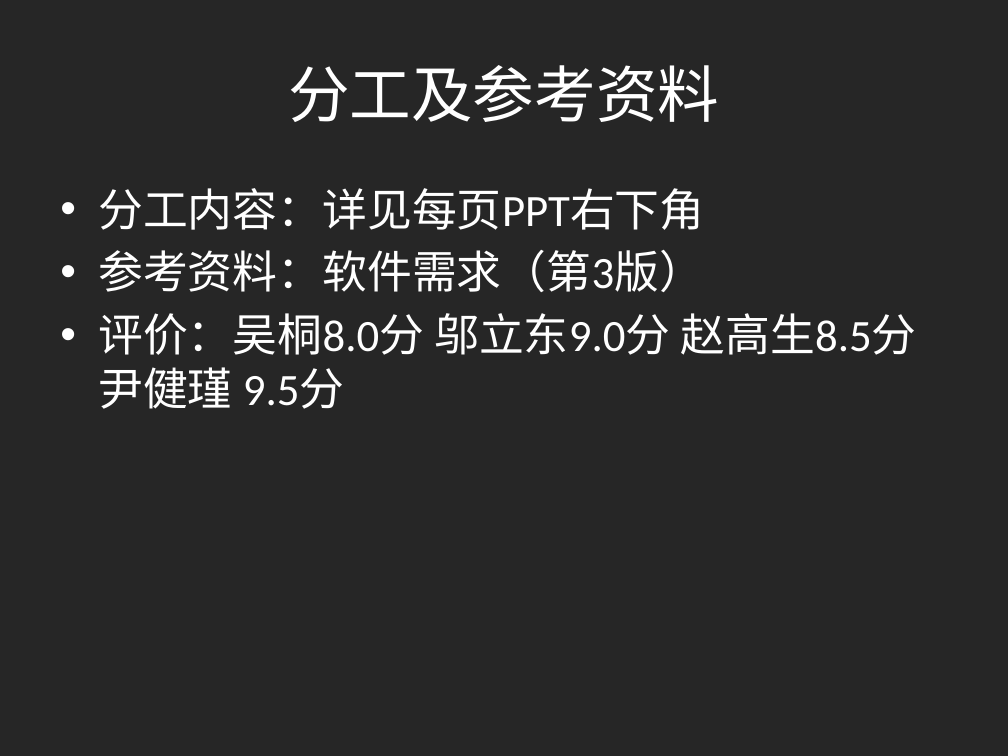
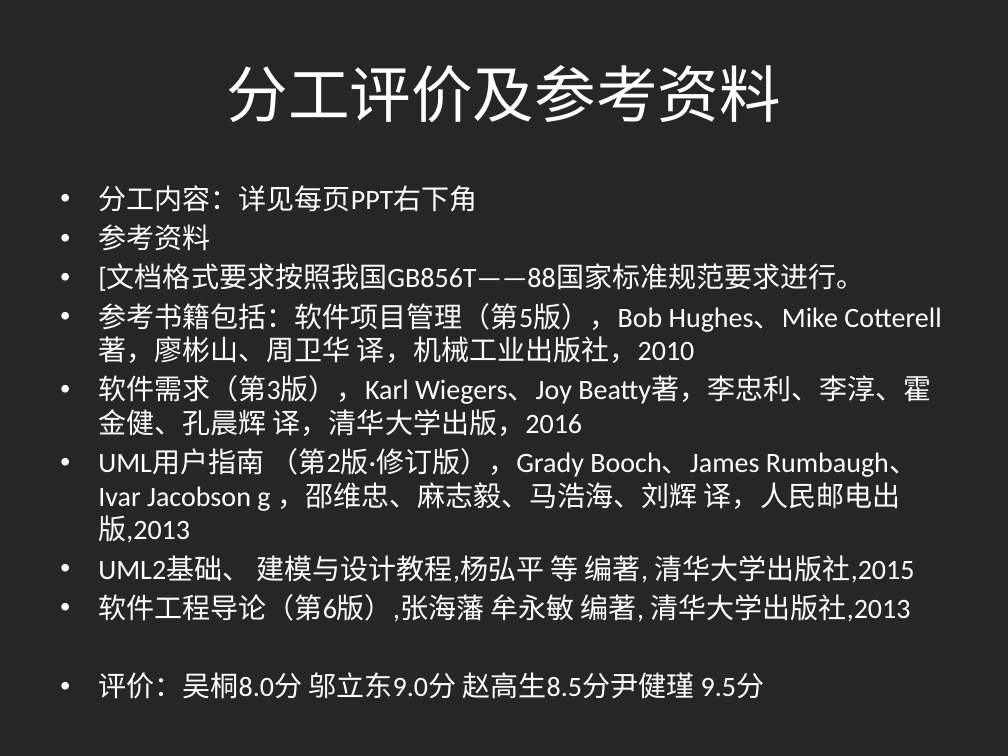
Before and after one commit to shangzhaoxiaozi/PRD-21, a slide deck: slide 33 of PRD-21-C2/非受控文档/项目评审文档/需求工程计划.pptx (slide 27 before the commit). Drawn at 1008x756 pixels with LibreOffice and Linux fonts; fonts in the diff are those of the drawing. Boxes give left, top, right and bottom in pixels: in the first picture for what was removed or moved away, otherwise in the second. Text is boxed around its words. In the diff, an @@ line names an element or a change of style, - is before the commit and + after.

```diff
--- a/PRD-21-C2/非受控文档/项目评审文档/需求工程计划.pptx
+++ b/PRD-21-C2/非受控文档/项目评审文档/需求工程计划.pptx
@@ title at (x1=227, y1=65, x2=781, y2=122): text changed @@
-分工及参考资料
+分工评价及参考资料
@@ text at (x1=98, y1=185, x2=477, y2=212): size 32 to 20 pt in "分工内容：详见每页PPT右下角", "评价：吴桐8.0分 邬立东9.0分 赵高生8.5分尹健瑾 9.5分"; less space between paragraphs @@
@@ text at (x1=98, y1=224, x2=931, y2=622): text changed; size 32 to 20 pt @@
-• 参考资料：软件需求（第3版）
+• 参考资料
+• [文档格式要求按照我国GB856T——88国家标准规范要求进行。
+• 参考书籍包括：软件项目管理（第5版），Bob Hughes、Mike Cotterell著，廖彬山、周卫华 译，机械工业出版社，2010
+• 软件需求（第3版），Karl Wiegers、Joy Beatty著，李忠利、李淳、霍金健、孔晨辉 译，清华大学出版，2016
+• UML用户指南 （第2版·修订版），Grady Booch、James Rumbaugh、Ivar Jacobson g ，邵维忠、麻志毅、马浩海、刘辉 译，人民邮电出版,2013
+• UML2基础、 建模与设计教程,杨弘平 等 编著, 清华大学出版社,2015
+• 软件工程导论（第6版）,张海藩 牟永敏 编著, 清华大学出版社,2013
```
Also in this commit, not shown: 3 other slides changed, 6 slides added, 3 other files.
